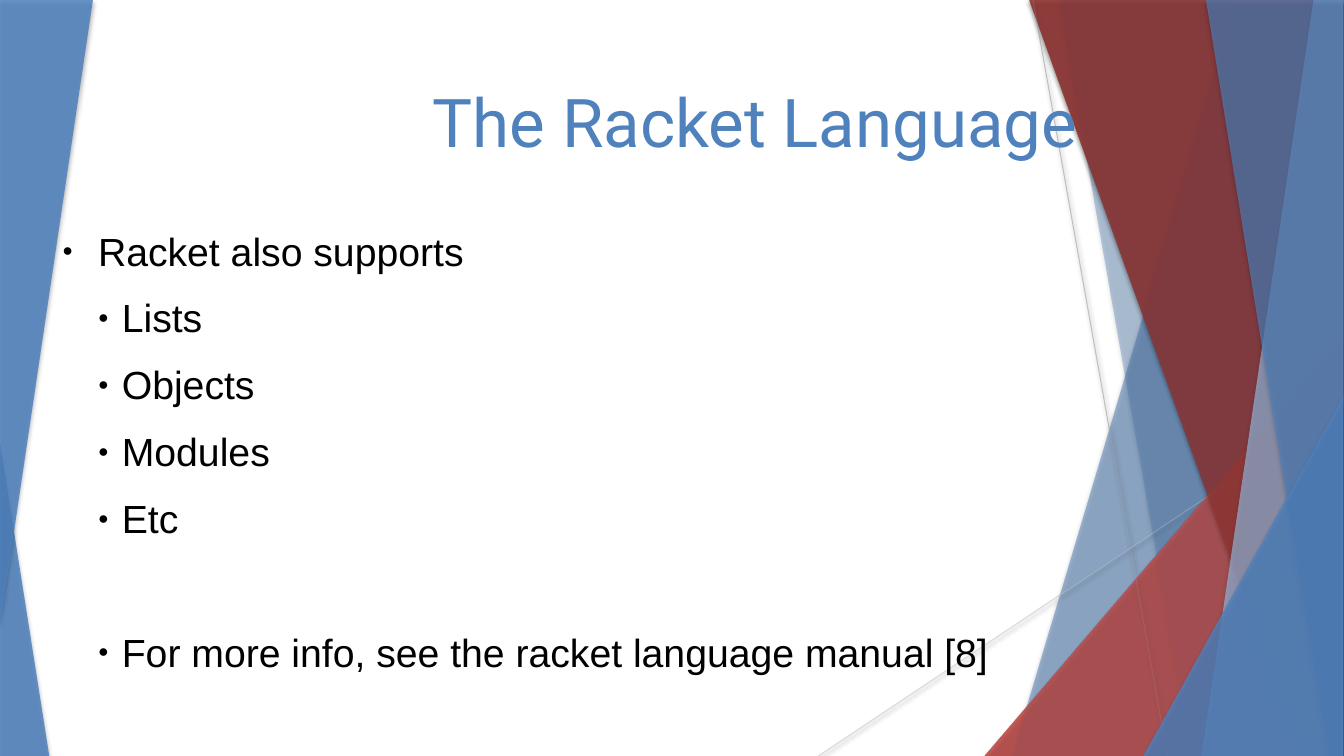
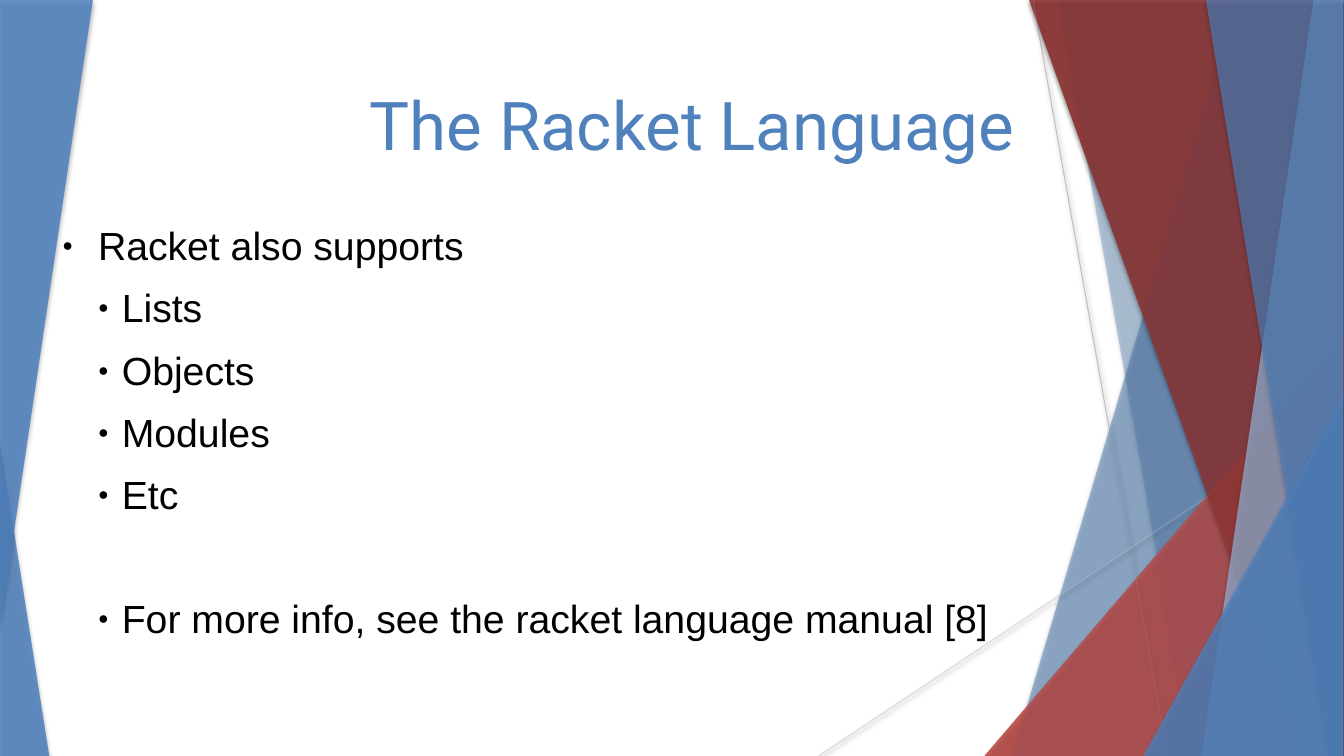
Before and after one commit to stevester94/CSC201_Project, a slide deck: slide 9 of CSC201Sec3Proj3Team4.pptx (slide 12 before the commit). Drawn at 1344x756 pixels with LibreOffice and Linux fonts; fonts in the diff are those of the drawing. Boxes give left, top, right and bottom in pixels: in the first picture for what was removed or moved away, otherwise in the second. Text is boxed around its words. In the diff, an @@ line names an element or a change of style, - is before the commit and + after.

```diff
--- a/CSC201Sec3Proj3Team4.pptx
+++ b/CSC201Sec3Proj3Team4.pptx
@@ text "The Racket Language" rewrapped from <box>433,85,1077,163</box> to <box>370,99,1014,164</box> @@
@@ text "Racket also supports" at <box>98,231,987,641</box>: line spacing 1 to 0.9 @@
```
Also in this commit, not shown: 2 other slides changed, 3 slides removed.
